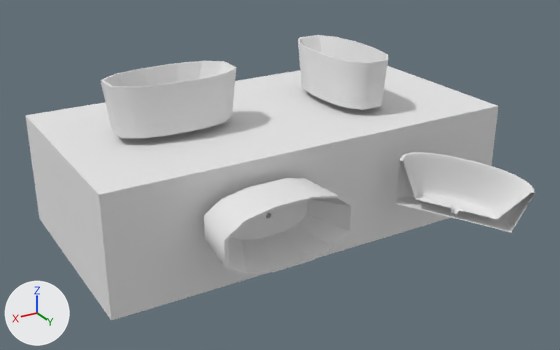
Renders of the OBJ model model/components/868227_Vasca.obj from each side of a commit.
Before and after are seen from a camera (50 mm lens) standing at (674.0, 1203.0, 669.0) and looking at (22.0, 116.0, 126.0). Every picture has the same lights, and +X, +Y and +Z are marked at lower left. Where no turn or scale is listed for an object, it has been applied to the vertices.

The older version as bpy lines, for what is in view:
```python
me_868227_vasca = bpy.data.meshes.new('868227_Vasca')
me_868227_vasca.from_pydata(...)  # 878 vertices, 911 faces; spans x -399.0..380.0, y -189.0..421.0, z 0.0..313.0
# faces by material slot: [905, 6]
me_868227_vasca.materials.append(mat_01___default)  # white #e7e7e7
me_868227_vasca.materials.append(mat_02___default)  # white #e7e7e7
ob_868227_vasca = bpy.data.objects.new('868227_Vasca', me_868227_vasca)
ob_868227_vasca.location = (0.0, 0.0, 0.0)
```
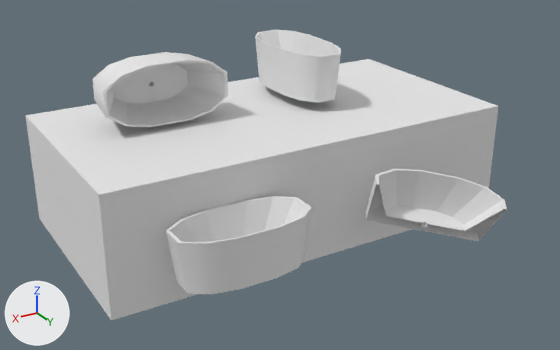
Pixel boxes (x1, y1, x2, y2) of what changed, in the pictures (560 x 350 px):
'868227_Vasca', reshaped
    before: (25, 35, 535, 321)
    after: (25, 30, 507, 321)
part 1 of me_868227_vasca, rebuilt (11% shorter)
    before: (394, 152, 535, 233)
    after: (365, 169, 507, 241)
part 2 of me_868227_vasca, rebuilt
    before: (204, 178, 354, 275)
    after: (166, 196, 312, 294)
part 3 of me_868227_vasca, added
    after: (92, 52, 228, 127)
part 4 of me_868227_vasca, added
    after: (255, 30, 341, 103)
part 5 of me_868227_vasca, deleted
    before: (100, 61, 237, 138)
part 6 of me_868227_vasca, deleted
    before: (298, 35, 388, 110)

The change, as a list of edits to the scene's bpy script:
```text
Change me_868227_vasca:
    used by ob_868227_vasca; location = (0.0, 0.0, 0.0)
    remove me_868227_vasca.from_pydata(...)  # 878 vertices, 911 faces; spans x -399.0..380.0, y -189.0..421.0, z 0.0..313.0
    add me_868227_vasca.from_pydata(...)  # 792 vertices, 762 faces; spans x -399.0..380.0, y -189.0..403.0, z 0.0..328.0
    me_868227_vasca part 1: the loose piece of 363 vertices spanning x -295.0..-115.0, y 250.0..421.0, z 55.0..184.0 is rebuilt with 130 vertices and now spans x -254.0..-48.0, y 249.0..403.0, z 33.0..171.0
    me_868227_vasca part 2: the loose piece of 169 vertices spanning x 13.0..240.0, y 235.0..325.0, z 72.0..182.0 is rebuilt with 218 vertices and now spans x 70.0..296.0, y 217.0..324.0, z 57.0..146.0
    me_868227_vasca part 3: a new loose piece of 218 vertices spanning x 70.0..296.0, y -73.0..16.0, z 221.0..328.0, in mat_01___default (white #e7e7e7)
    me_868227_vasca part 4: a new loose piece of 218 vertices spanning x -157.0..-49.0, y -142.0..84.0, z 230.0..319.0, in mat_01___default (white #e7e7e7)
    me_868227_vasca part 5: 169 vertices removed from x 70.0..296.0, y -26.0..83.0, z 224.0..313.0
    me_868227_vasca part 6: 169 vertices removed from x -217.0..-107.0, y -81.0..145.0, z 224.0..313.0
```
